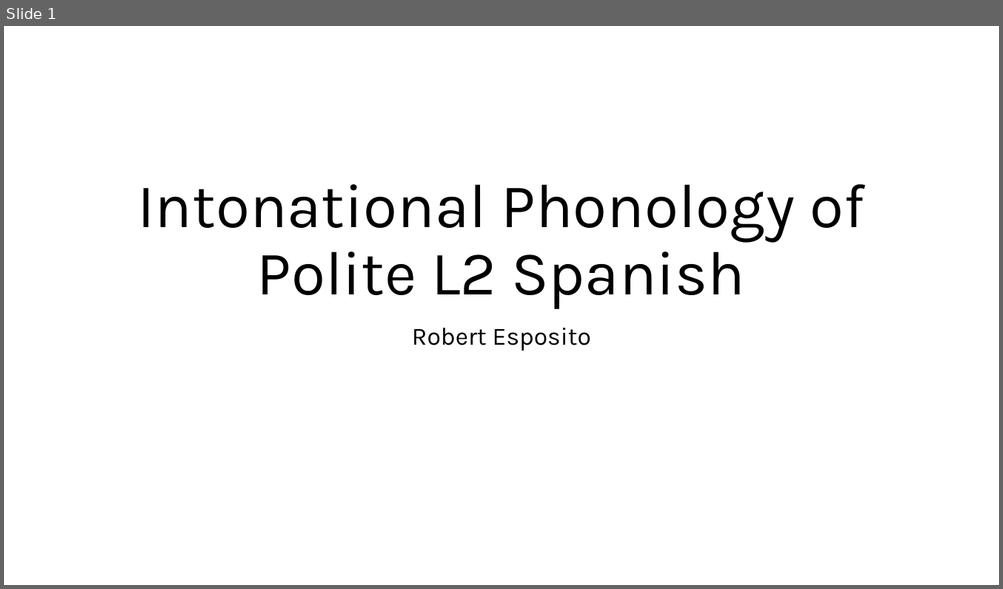
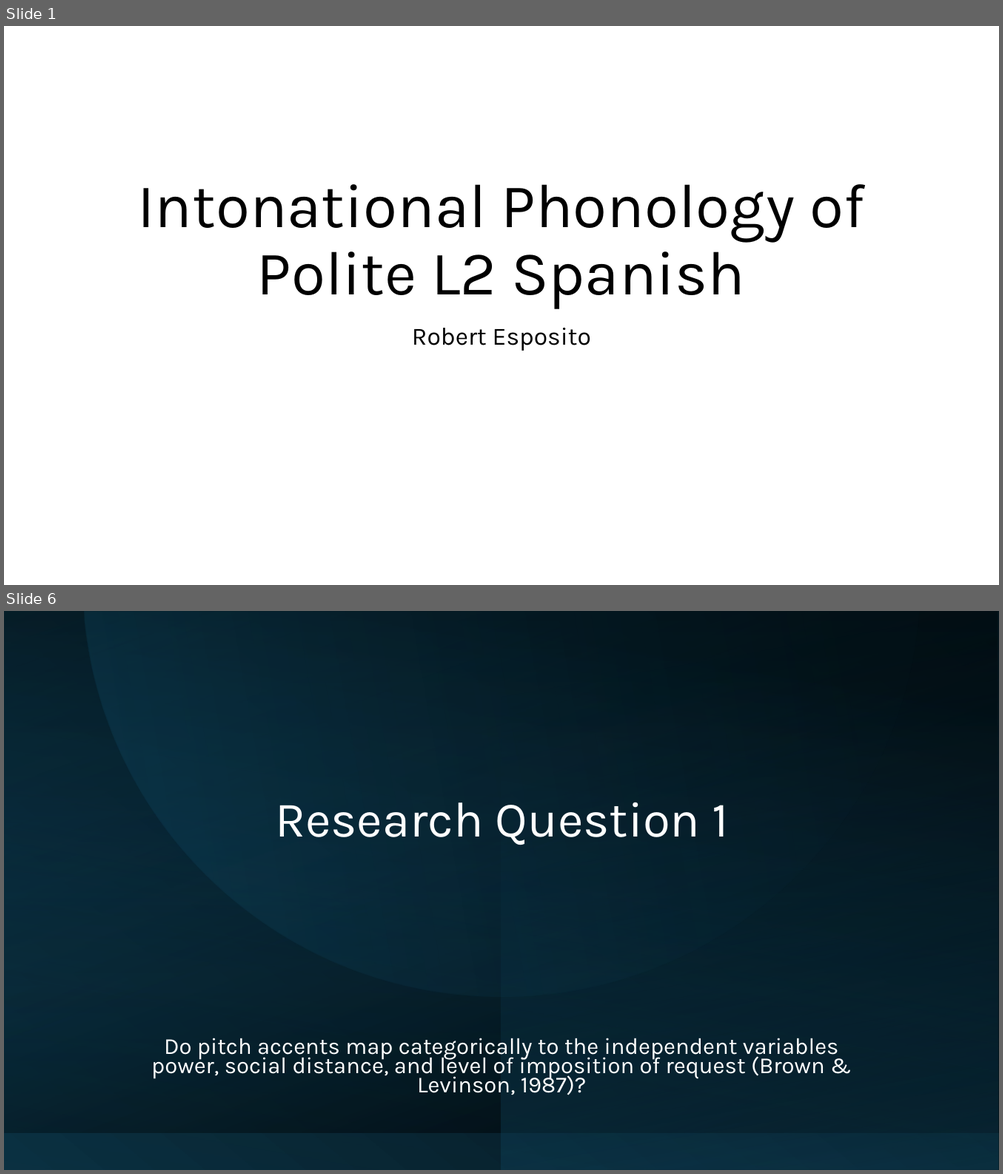
Before and after one commit to RobertEspo/polite_l2_spanish, a slide deck: slides/12_05_2024_sociolinguistics.pptx. Shown one above the other, each under a label of ours: slide 1 before the commit, slides 1 and 6 after it; the slides between them are not shown. The pictures are 1003x589 and 1003x1174 pixels, drawn with LibreOffice and Linux fonts; fonts in the diff are those of the drawing. Boxes give left, top, right and bottom in pixels: in the first picture for what was removed or moved away, otherwise in the second. Text is boxed around its words. In the diff, an @@ line names an element or a change of style, - is before the commit and + after.

```diff
--- a/slides/12_05_2024_sociolinguistics.pptx
+++ b/slides/12_05_2024_sociolinguistics.pptx
@@ slide 6 added at box(4, 611, 999, 1170), background #FFFFFF @@
@@ rectangle added at box(4, 611, 999, 1170), fill gradient #0B3041 to #000000 @@
@@ rectangle added at box(4, 611, 999, 1133), fill gradient #104862 to #000000 @@
@@ rectangle added at box(4, 611, 998, 1170), fill gradient #000000 to #104862 @@
@@ rectangle added at box(5, 611, 997, 1170), fill gradient #0B3041 to #000000 @@
@@ freeform shape added at box(85, 611, 918, 997), fill gradient #0B3041 to #156082 @@
@@ rectangle added at box(502, 611, 999, 1170), fill gradient #0B3041 to #104862 @@
@@ title added at box(275, 802, 728, 846), 48 pt, text #FFFFFF @@
+Research Question 1
@@ text added at box(151, 1038, 839, 1096), 22.2 pt, text #FFFFFF @@
+Do pitch accents map categorically to the independent variables power, social distance, and level of imposition of request (Brown & Levinson, 1987)?
```
Also in this commit, not shown: 1 slide changed, 33 other slides added, 10 slides removed, 56 other files.
